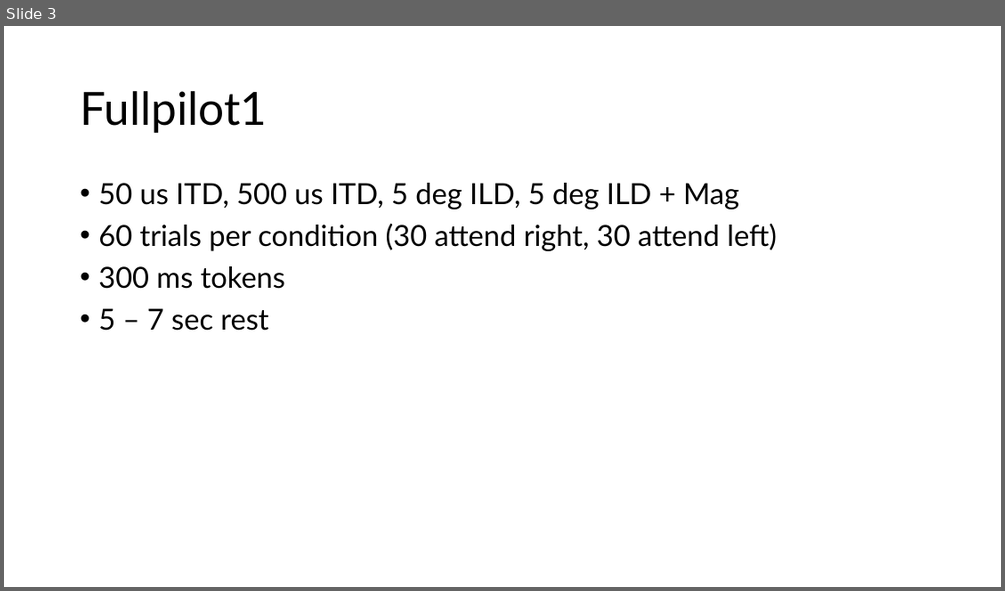
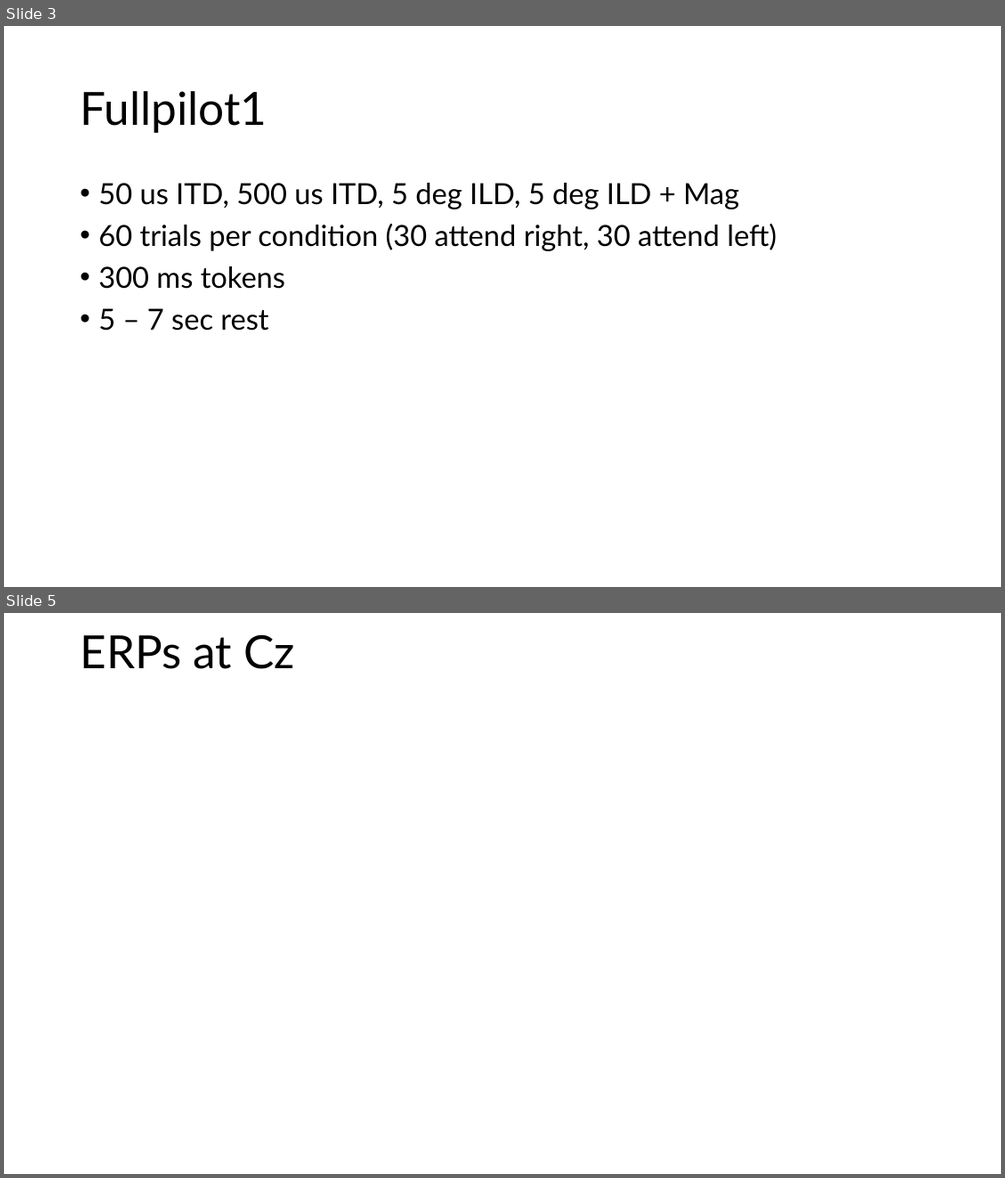
Before and after one commit to brichard28/MILD-Master, a slide deck: mild_master_neuroimaging_pilot.pptx. Shown one above the other, each under a label of ours: slide 3 before the commit, slides 3 and 5 after it; the slides between them are not shown. The pictures are 1005x591 and 1005x1178 pixels, drawn with LibreOffice and Linux fonts; fonts in the diff are those of the drawing; background and template pictures are left out. Boxes give left, top, right and bottom in pixels: in the first picture for what was removed or moved away, otherwise in the second. Text is boxed around its words. In the diff, an @@ line names an element or a change of style, - is before the commit and + after.

```diff
--- a/mild_master_neuroimaging_pilot.pptx
+++ b/mild_master_neuroimaging_pilot.pptx
@@ slide 5 added at <box>4,613,1001,1174</box>, background picture (left out) @@
@@ title added at <box>80,634,294,669</box>, 44 pt, text #000000 @@
+ERPs at Cz
```
Also in this commit, not shown: 7 other slides added, 1 slide removed, 22 other files.
